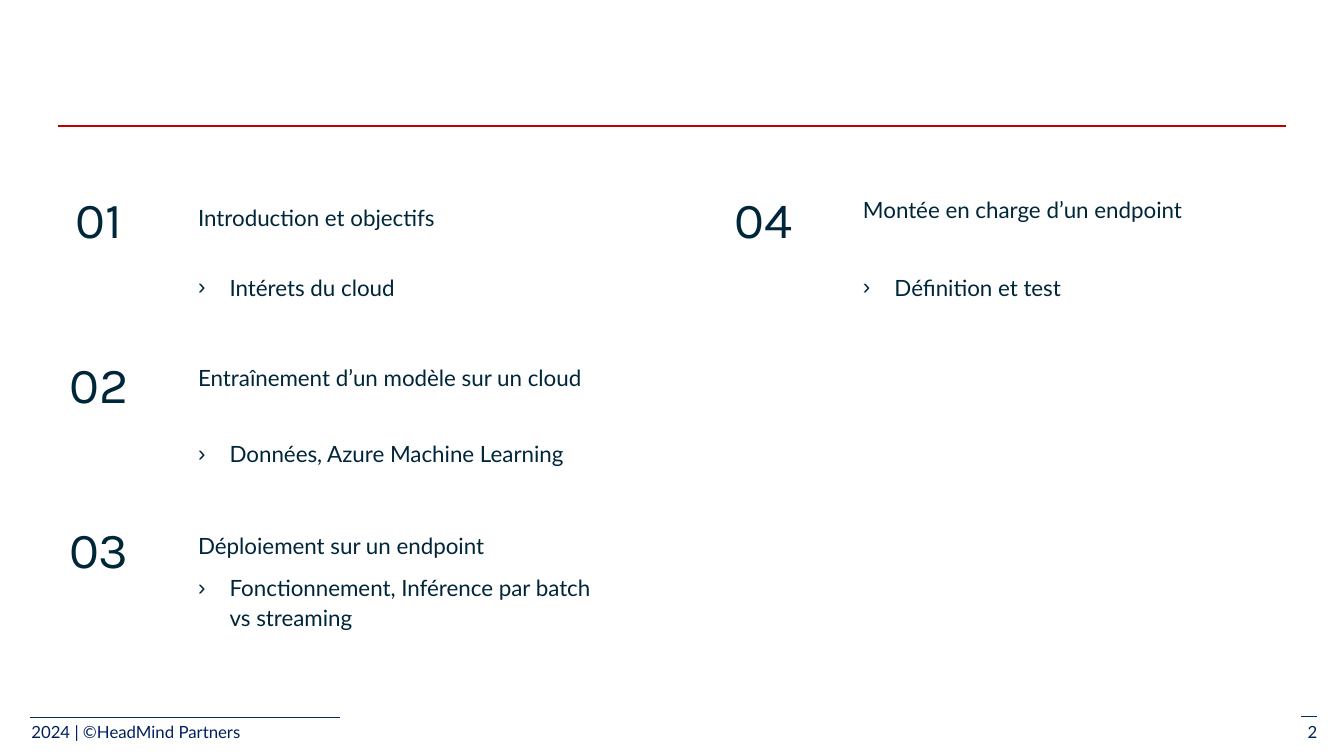
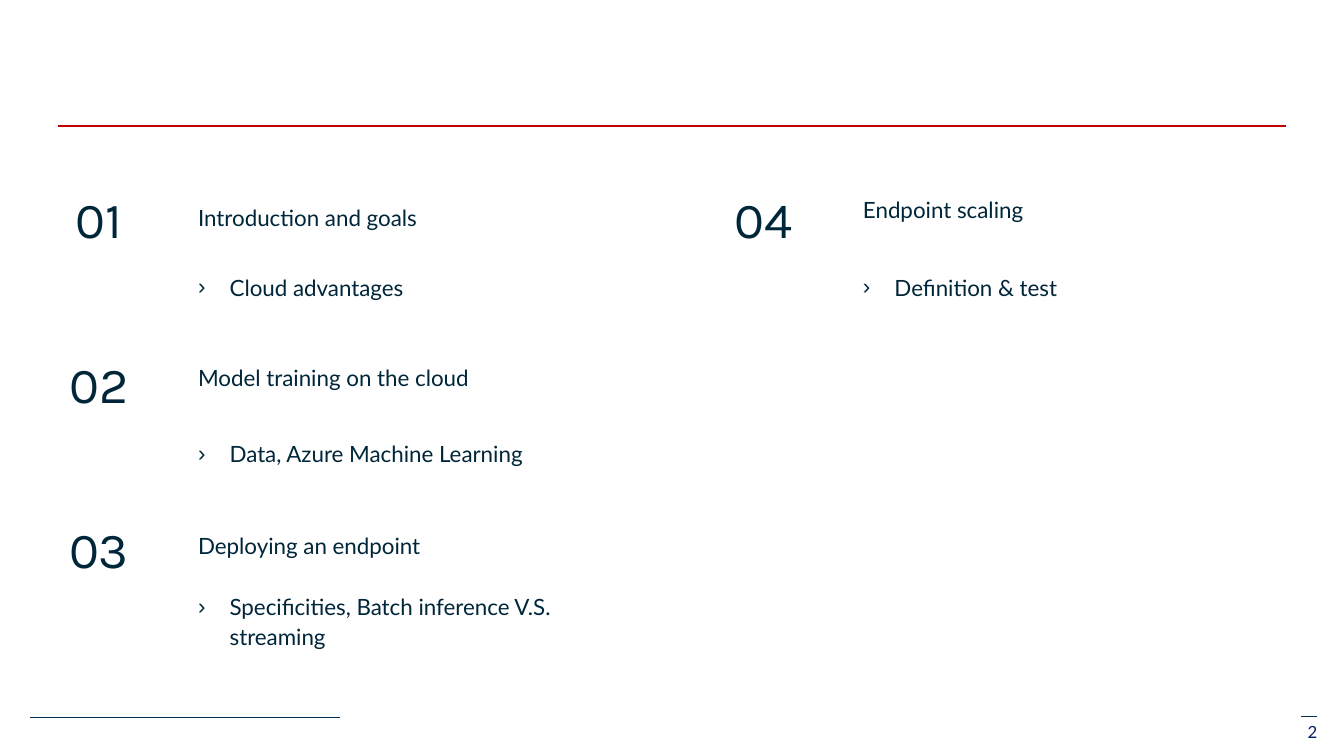
Before and after one commit to plpv/mlops-azure-course, a slide deck: slide 2 of slides/2_deploy-model_azure/2-Train and deploy ML models.pptx. Drawn at 1344x756 pixels with LibreOffice and Linux fonts; fonts in the diff are those of the drawing; background and template pictures are left out. Boxes give left, top, right and bottom in pixels: in the first picture for what was removed or moved away, otherwise in the second. Text is boxed around its words. In the diff, an @@ line names an element or a change of style, - is before the commit and + after.

```diff
--- a/slides/2_deploy-model_azure/2-Train and deploy ML models.pptx
+++ b/slides/2_deploy-model_azure/2-Train and deploy ML models.pptx
@@ text at bbox=[198, 209, 417, 230]: text changed @@
-Introduction et objectifs
+Introduction and goals
@@ text at bbox=[863, 201, 1023, 222]: text changed @@
-Montée en charge d’un endpoint
+Endpoint scaling
@@ text at bbox=[230, 279, 403, 300]: text changed @@
-› Intérets du cloud
+› Cloud advantages
@@ text at bbox=[894, 279, 1057, 296]: text changed @@
-› Définition et test
+› Definition & test
@@ text at bbox=[198, 369, 469, 390]: text changed @@
-Entraînement d’un modèle sur un cloud
+Model training on the cloud
@@ text at bbox=[230, 445, 523, 466]: text changed @@
-› Données, Azure Machine Learning
+› Data, Azure Machine Learning
@@ text at bbox=[198, 537, 421, 558]: text changed @@
-Déploiement sur un endpoint
+Deploying an endpoint
@@ text at bbox=[230, 598, 550, 649]: text changed @@
-› Fonctionnement, Inférence par batch vs streaming
+› Specificities, Batch inference V.S. streaming
@@ text removed at bbox=[31, 725, 241, 738] @@
-2024 | ©HeadMind Partners
```
Also in this commit, not shown: 13 other slides changed, 1 slide added, 1 slide removed.
